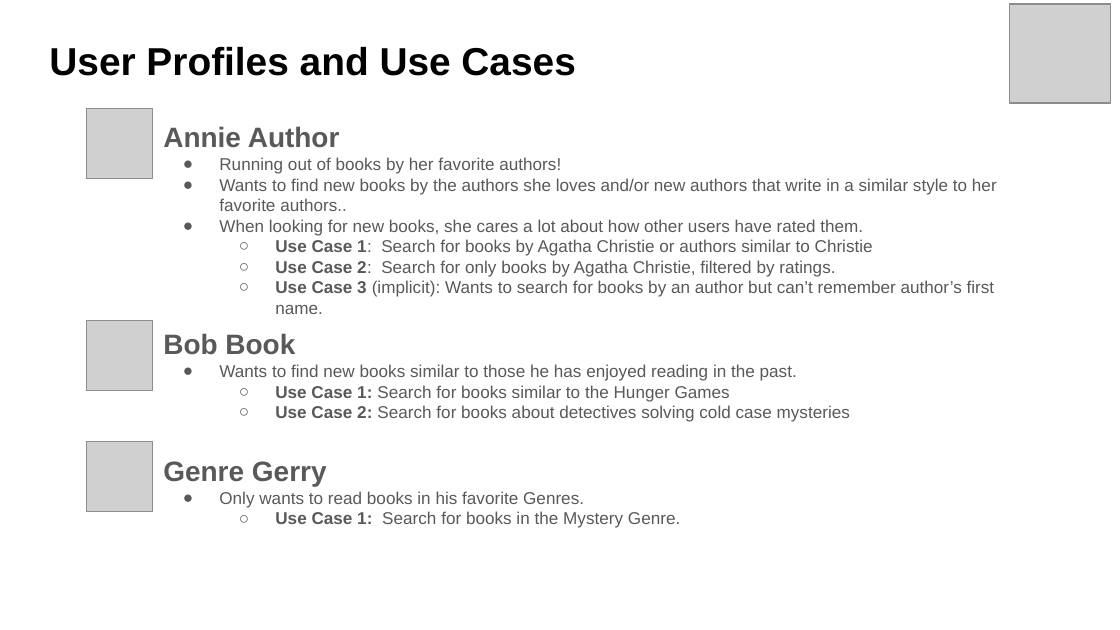
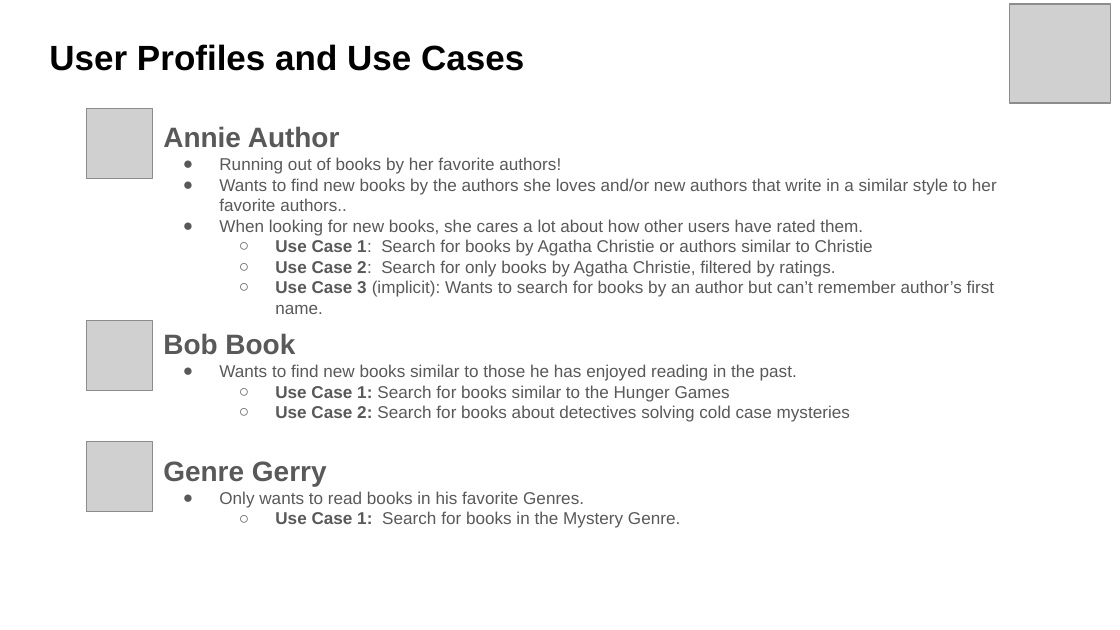
Before and after one commit to jacobp24/bookworm_rec, a slide deck: slide 3 of docs/Final_Pres_Bookworm.pptx. Drawn at 1120x630 pixels with LibreOffice and Linux fonts; fonts in the diff are those of the drawing; grey boxes stand for pictures. Boxes give left, top, right and bottom in pixels: in the first picture for what was removed or moved away, otherwise in the second. Text is boxed around its words. In the diff, an @@ line names an element or a change of style, - is before the commit and + after.

```diff
--- a/docs/Final_Pres_Bookworm.pptx
+++ b/docs/Final_Pres_Bookworm.pptx
@@ title "User Profiles and Use Cases" at [49, 44, 524, 71]: size 25 to 22.5 pt @@
```
Also in this commit, not shown: 7 other slides changed.
